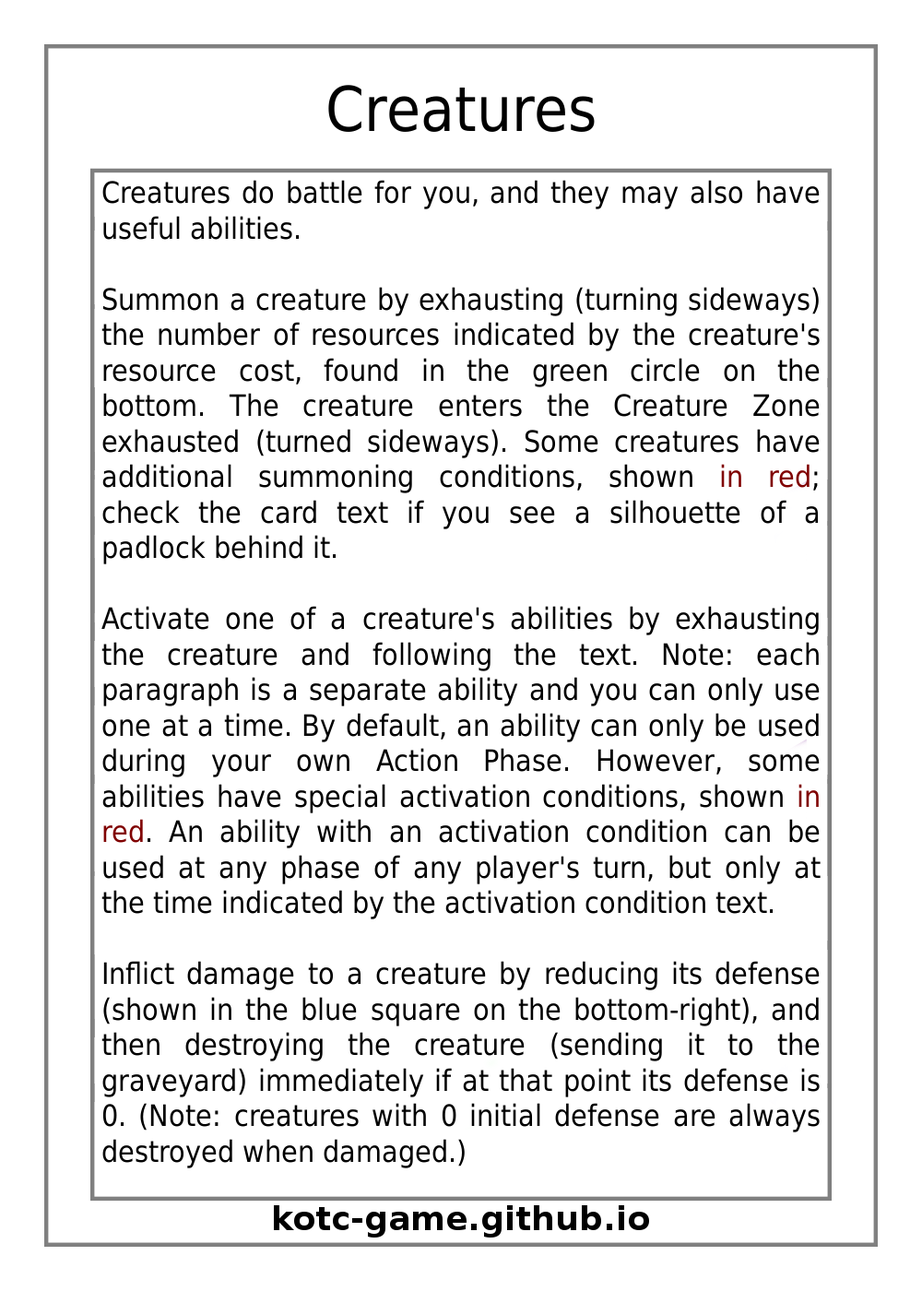
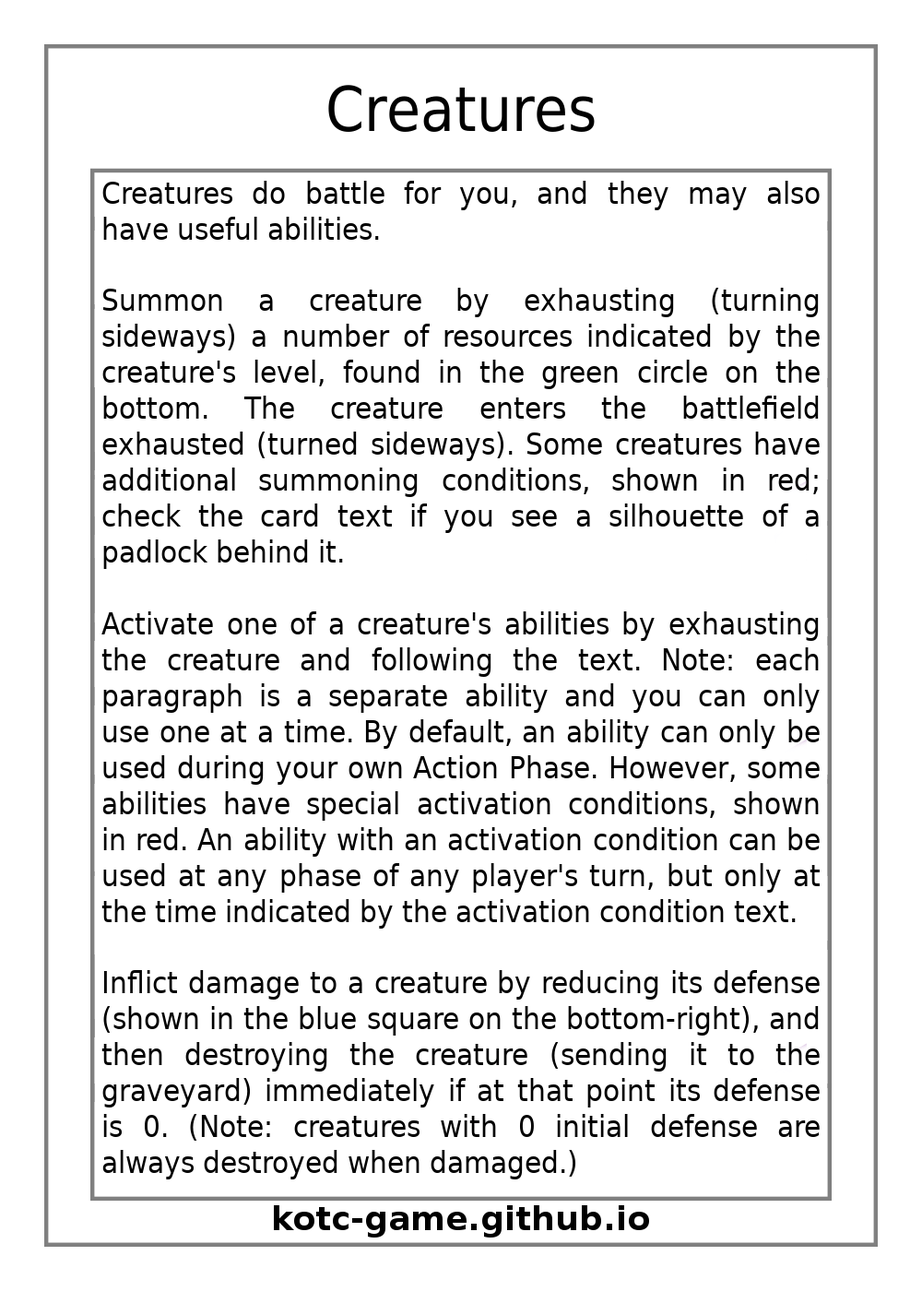
Layer changes from the first 922 x 1291 image to the second:
painted on "Effect Text" over <box>101,179,822,1180</box>
